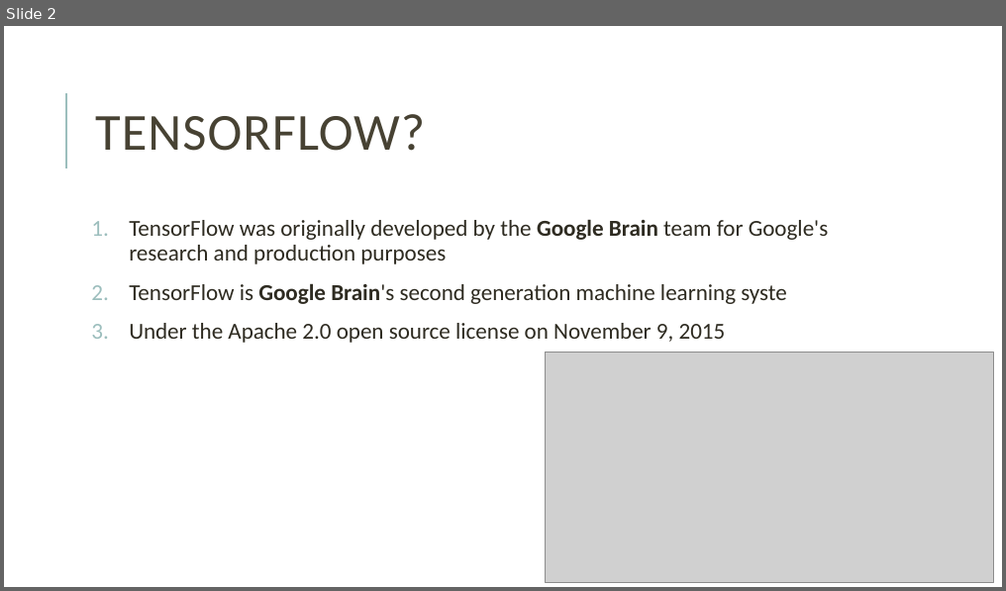
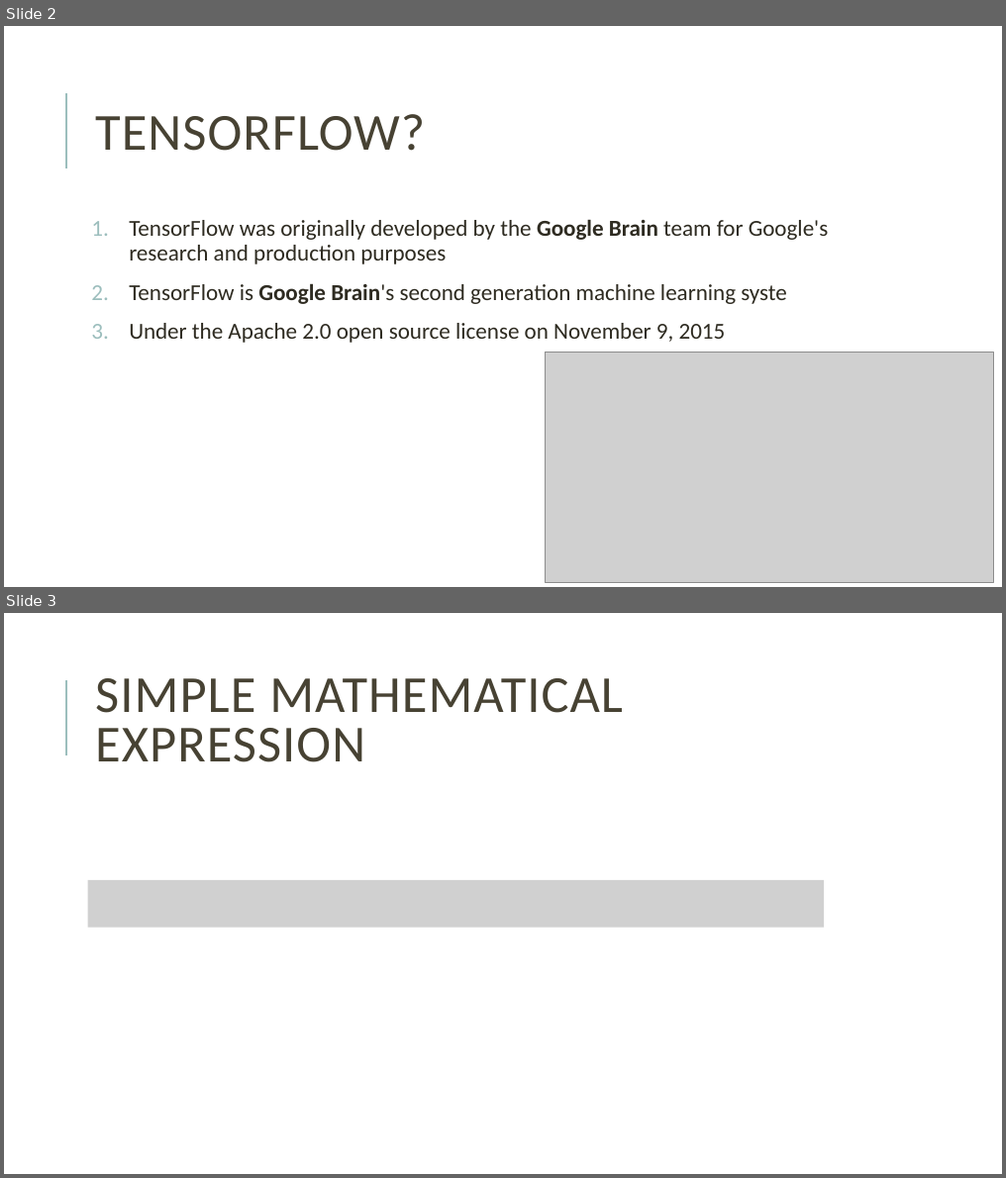
Before and after one commit to yoon-gu/tensorflow-tutorial, a slide deck: tensorflow_slides.pptx. Shown one above the other, each under a label of ours: slide 2 before the commit, slides 2 and 3 after it. The pictures are 1006x591 and 1006x1178 pixels, drawn with LibreOffice and Linux fonts; fonts in the diff are those of the drawing; grey boxes stand for pictures. Boxes give left, top, right and bottom in pixels: in the first picture for what was removed or moved away, otherwise in the second. Text is boxed around its words. In the diff, an @@ line names an element or a change of style, - is before the commit and + after.

```diff
--- a/tensorflow_slides.pptx
+++ b/tensorflow_slides.pptx
@@ slide 3 added at <box>4,613,1002,1174</box>, background #FFFFFF; not listed: 1 template element that a slide beside it also shows @@
@@ title added at <box>95,678,623,762</box>, 50 pt, text #474233 @@
+SIMPLE MATHEMATICAL EXPRESSION
@@ picture added at <box>88,880,824,928</box> @@
```
Also in this commit, not shown: 9 other slides added, 1 slide removed.
